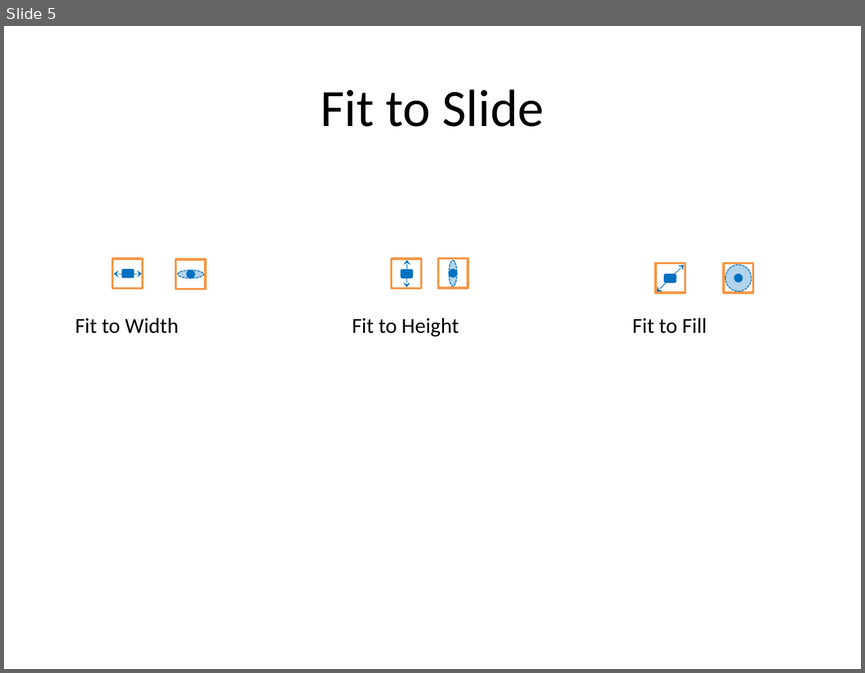
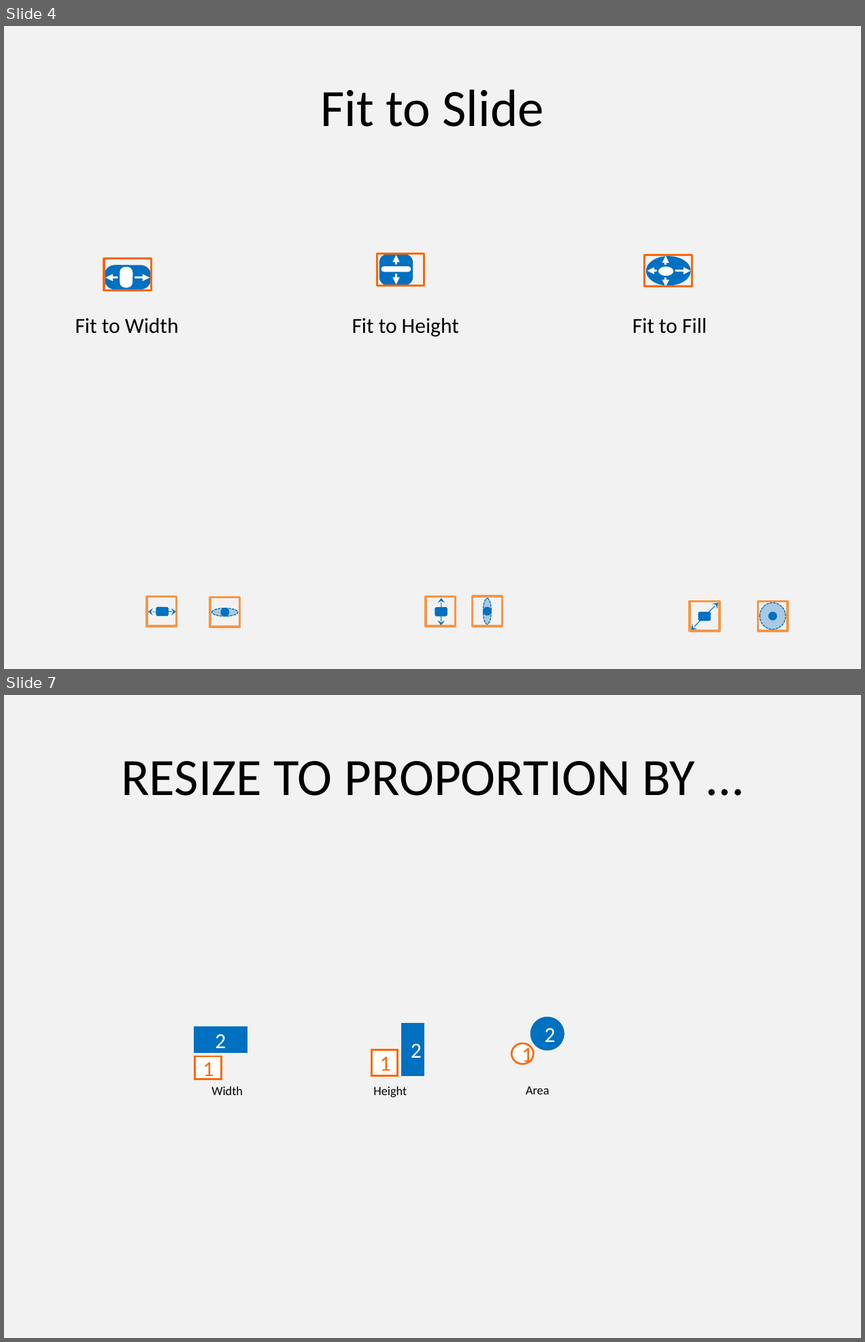
Before and after one commit to PowerPointLabs/PowerPointLabs, a slide deck: doc/Icons-ResizeLab.pptx. Shown one above the other, each under a label of ours: slide 5 before the commit, slides 4 and 7 after it; the slides between them are not shown. The pictures are 865x673 and 865x1342 pixels, drawn with LibreOffice and Linux fonts; fonts in the diff are those of the drawing. Boxes give left, top, right and bottom in pixels: in the first picture for what was removed or moved away, otherwise in the second. Text is boxed around its words. In the diff, an @@ line names an element or a change of style, - is before the commit and + after.

Commit message:
Updated icons for ResizeLab

```diff
--- a/doc/Icons-ResizeLab.pptx
+++ b/doc/Icons-ResizeLab.pptx
@@ slide 7 added at [4,695,861,1338], background #F2F2F2 @@
@@ title added at [121,761,695,796], 44 pt, text #000000 @@
+RESIZE TO PROPORTION BY …
@@ ellipse added at [531,1017,564,1049], fill #0070C0, outline #0070C0 1.5 pt, 18 pt, text #FFFFFF @@
+2
@@ rectangle added at [194,1028,247,1051], fill #0070C0, outline #0070C0 1.5 pt, 18 pt, text #FFFFFF @@
+2
@@ rectangle added at [402,1024,424,1075], fill #0070C0, outline #0070C0 1.5 pt, 18 pt, text #FFFFFF @@
+2
@@ rectangle added at [194,1055,221,1079], fill #FFFFFF, outline #FF6600 1.5 pt, 18 pt, text #FF6600 @@
+1
@@ rectangle added at [372,1050,397,1075], fill #FFFFFF, outline #FF6600 1.5 pt, 18 pt, text #FF6600 @@
+1
@@ ellipse added at [511,1043,534,1064], fill #FFFFFF, outline #FF6600 1.5 pt, 18 pt, text #FF6600 @@
+1
@@ text added at [211,1086,243,1095], 10.5 pt, text #000000 @@
+Width
@@ text added at [373,1086,407,1097], 10.5 pt, text #000000 @@
+Height
@@ text added at [526,1086,549,1094], 10.5 pt, text #000000 @@
+Area
@@ what was slide 5 is now slide 4 @@
@@ slide 4 changed as well @@
@@ background #FFFFFF to #F2F2F2 @@
@@ group added at [104,258,152,290]: 2 rounded rectangles, 1 double arrow, 1 rectangle @@
@@ group added at [377,253,424,286]: 2 rounded rectangles, 1 double arrow, 1 rectangle @@
@@ group added at [644,254,691,286]: 2 ellipses, 2 double arrows, 1 rectangle @@
@@ 4 arrows, 4 rectangles, 4 ellipses, 2 rounded rectangles, 1 double arrow: place and size @@
-4 arrows, 4 rectangles, 4 ellipses, 2 rounded rectangles, 1 double arrow at [113,258,753,293]
+4 arrows, 4 rectangles, 4 ellipses, 2 rounded rectangles, 1 double arrow at [148,596,788,631]
@@ 2 rectangles, 2 ellipses, 1 rounded rectangle: place and size @@
-2 rectangles, 2 ellipses, 1 rounded rectangle at [113,258,751,291]
+2 rectangles, 2 ellipses, 1 rounded rectangle at [147,597,785,629]
```
Also in this commit, not shown: 3 other slides changed, 3 other slides added, 2 slides removed, 15 other files.
